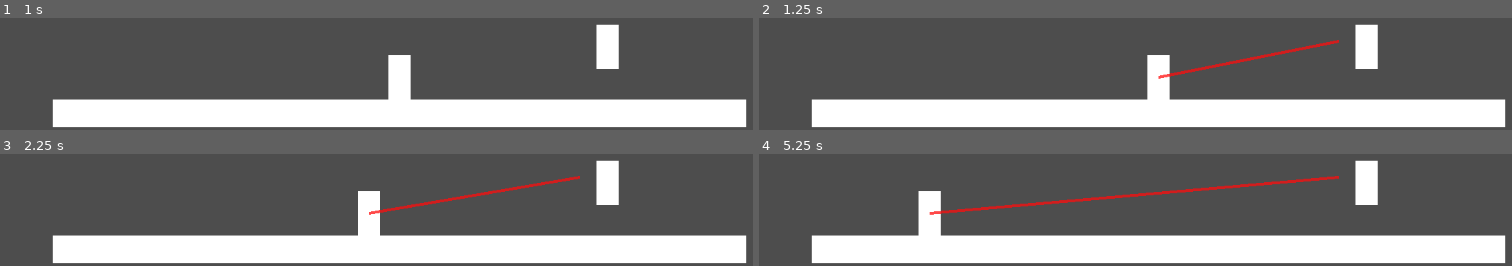
Above: before the commit, frames 1-4 (two rows, left to right).
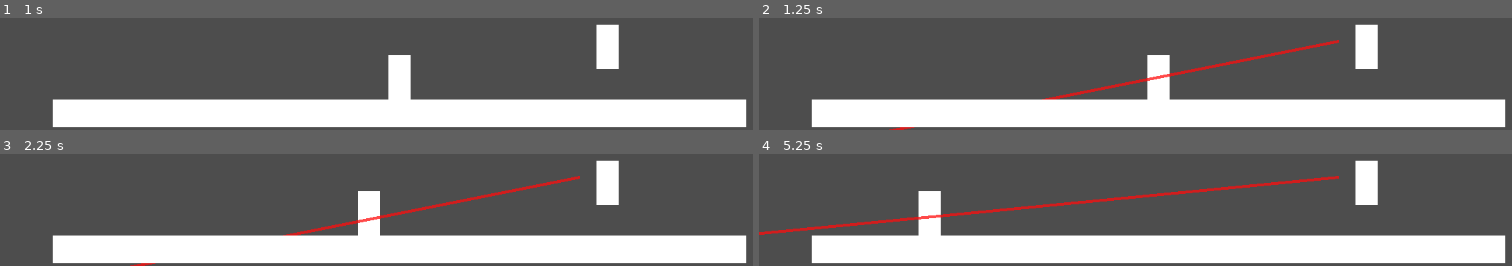
Above: after the commit, the same moments.

Repository: Kenu4000/DecomposeAction_game
Game: Godot game, scene res://scenes/Main.tscn
Two runs of this game, one before a commit and one after it. Both use one fixed random seed, a clock stepped at 60 frames per second and the inputs below. The project has no main scene, so this scene is started directly.
Inputs:
- Up to frame 1 (1 s): tap Enter at 0.5 s
- Up to frame 2 (1.25 s): no input
- Up to frame 3 (2.25 s): tap Space at 2 s; hold Left (move_left) from 2.03 s (still down)
- Up to frame 4 (5.25 s): release Left (move_left) at 2.78 s; tap Enter at 3.5 s; tap Space at 4.25 s; hold Left (move_left) 4.28-5.03 s

Frame 1 is identical in both runs. In frame 2, 0.5% of the frame differs, in the area x 17-54%, y 51-100%; in frame 3, 1.7%; in frame 4, 2.7%, in the area x 0-77%, y 19-73%.

Commit message:
Make enemy shots hit or miss based on locked warning line

Diff:
--- a/decompose-action/scripts/enemy.gd
+++ b/decompose-action/scripts/enemy.gd
@@ -4,6 +4,7 @@
 @export var aim_duration: float = 1.4
 @export var reload_duration: float = 1.0
 @export var aim_line_width: float = 4.0
+@export var shot_max_distance: float = 1000.0
 
 @onready var body: ColorRect = get_node_or_null("Body")
 @onready var gun_target: Node2D = get_node_or_null("GunTarget")
@@ -17,6 +18,8 @@
 var aim_line: Line2D = null
 var state: String = "wait"
 var timer: float = 0.0
+var locked_shot_start: Vector2 = Vector2.ZERO
+var locked_shot_end: Vector2 = Vector2.ZERO
 
 func _ready() -> void:
 	_set_body_color(Color(1.0, 1.0, 1.0, 1.0))
@@ -48,12 +51,11 @@
 		"wait":
 			_hide_aim_line()
 			if timer <= 0.0:
-				state = "aim"
-				timer = aim_duration
+				_start_aim()
 		"aim":
 			_update_aim_line()
 			if timer <= 0.0:
-				print("Enemy shot")
+				_fire_locked_shot()
 				state = "reload"
 				timer = reload_duration
 		"reload":
@@ -84,14 +86,53 @@
 		_:
 			print("Unknown target broken: ", target.name)
 
+func _start_aim() -> void:
+	state = "aim"
+	timer = aim_duration
+	_lock_shot_line()
+	_update_aim_line()
+
+func _lock_shot_line() -> void:
+	if gun_target == null or player == null:
+		return
+
+	locked_shot_start = gun_target.global_position
+	var aim_to_player: Vector2 = player.global_position + Vector2(0, -32) - locked_shot_start
+	if aim_to_player.length() <= 0.01:
+		aim_to_player = Vector2.LEFT
+	locked_shot_end = locked_shot_start + aim_to_player.normalized() * shot_max_distance
+
 func _update_aim_line() -> void:
-	if aim_line == null or gun_target == null or player == null:
+	if aim_line == null:
 		return
-	var start: Vector2 = to_local(gun_target.global_position)
-	var end: Vector2 = to_local(player.global_position + Vector2(0, -32))
+	var start: Vector2 = to_local(locked_shot_start)
+	var end: Vector2 = to_local(locked_shot_end)
 	aim_line.points = PackedVector2Array([start, end])
 	aim_line.width = aim_line_width
 	aim_line.visible = true
+
+func _fire_locked_shot() -> void:
+	_hide_aim_line()
+	if player == null or not player.visible:
+		return
+
+	var player_point: Vector2 = player.global_position + Vector2(0, -32)
+	var distance: float = _distance_point_to_segment(player_point, locked_shot_start, locked_shot_end)
+	if distance <= 24.0:
+		if player.has_method("on_shot"):
+			player.on_shot()
+		print("Enemy shot: hit")
+	else:
+		print("Enemy shot: missed")
+
+func _distance_point_to_segment(point: Vector2, a: Vector2, b: Vector2) -> float:
+	var ab: Vector2 = b - a
+	var ab_len_squared: float = ab.length_squared()
+	if ab_len_squared <= 0.001:
+		return point.distance_to(a)
+	var t: float = clamp((point - a).dot(ab) / ab_len_squared, 0.0, 1.0)
+	var closest: Vector2 = a + ab * t
+	return point.distance_to(closest)
 
 func _hide_aim_line() -> void:
 	if aim_line != null:
